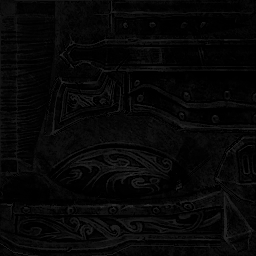
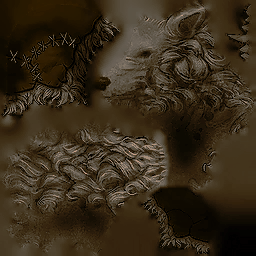
Before/after of a 256 x 256 layered artwork. What changed in the layer stack:
added layer "Camada 0 copiar" above "Camada 0" over <box>0,0,256,256</box>
added layer "Camada 0" over <box>0,0,256,256</box>
